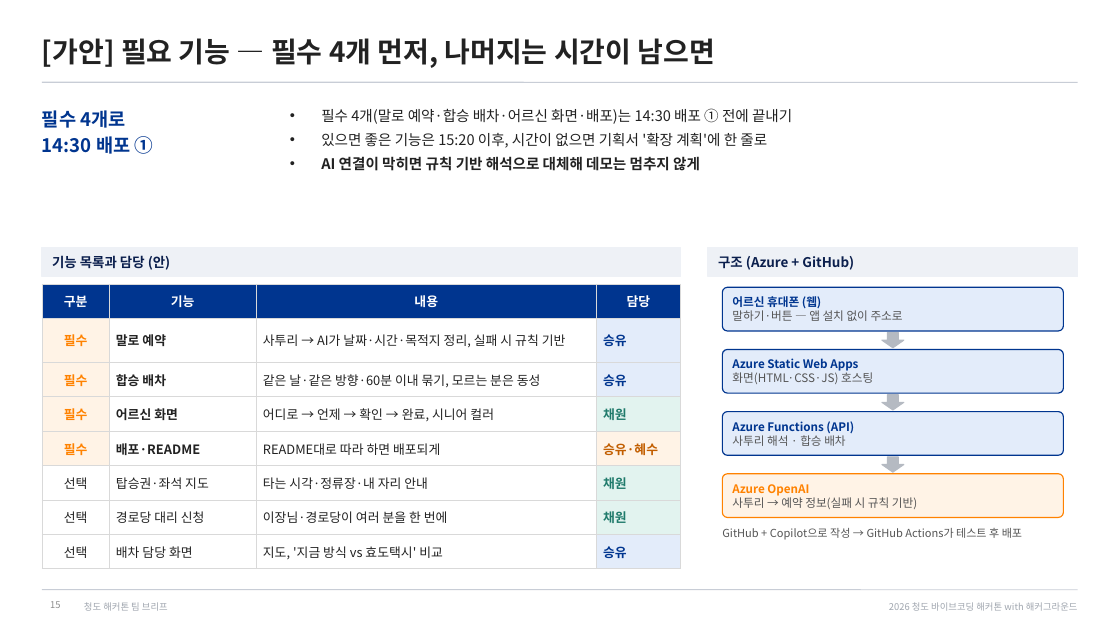
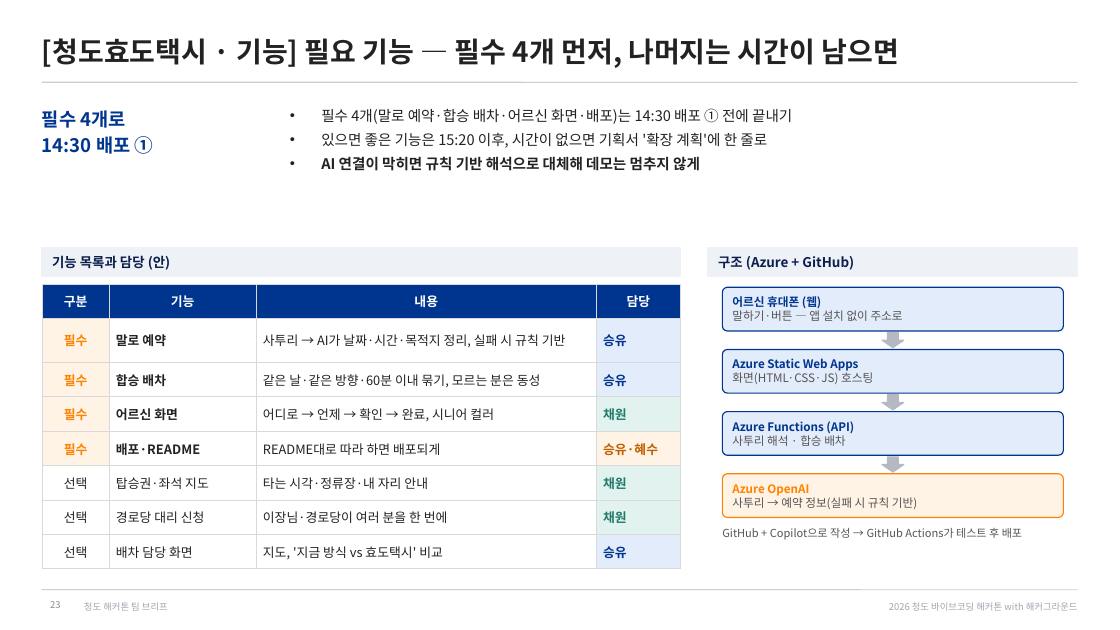
Before and after one commit to fordgril307-wq/Cheongdo_Hackathon, a slide deck: slide 23 of docs/team-brief/청도해커톤_팀브리프.pptx (slide 15 before the commit). Drawn at 1120x630 pixels with LibreOffice and Linux fonts; fonts in the diff are those of the drawing. Boxes give left, top, right and bottom in pixels: in the first picture for what was removed or moved away, otherwise in the second. Text is boxed around its words. In the diff, an @@ line names an element or a change of style, - is before the commit and + after.

```diff
--- a/docs/team-brief/청도해커톤_팀브리프.pptx
+++ b/docs/team-brief/청도해커톤_팀브리프.pptx
@@ title at (42,38,899,68): text changed @@
-[가안] 필요 기능 — 필수 4개 먼저, 나머지는 시간이 남으면
+[청도효도택시 · 기능] 필요 기능 — 필수 4개 먼저, 나머지는 시간이 남으면
```
Also in this commit, not shown: 9 other slides changed, 2 slides added, 3 other files.
